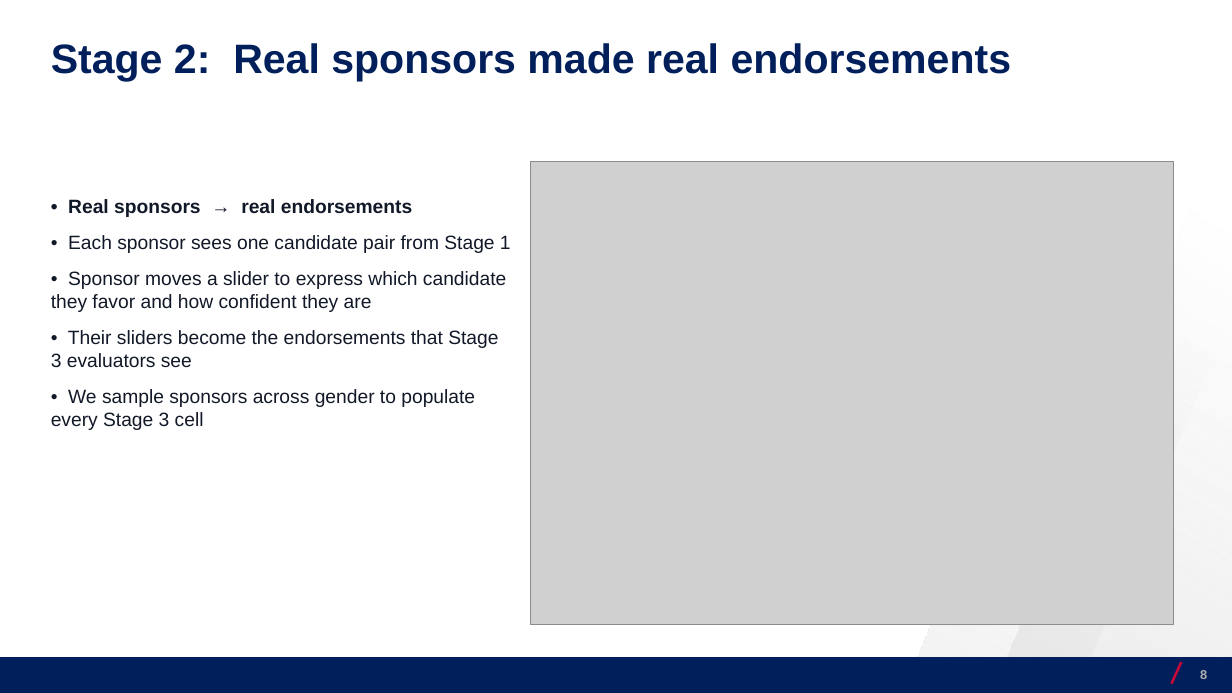
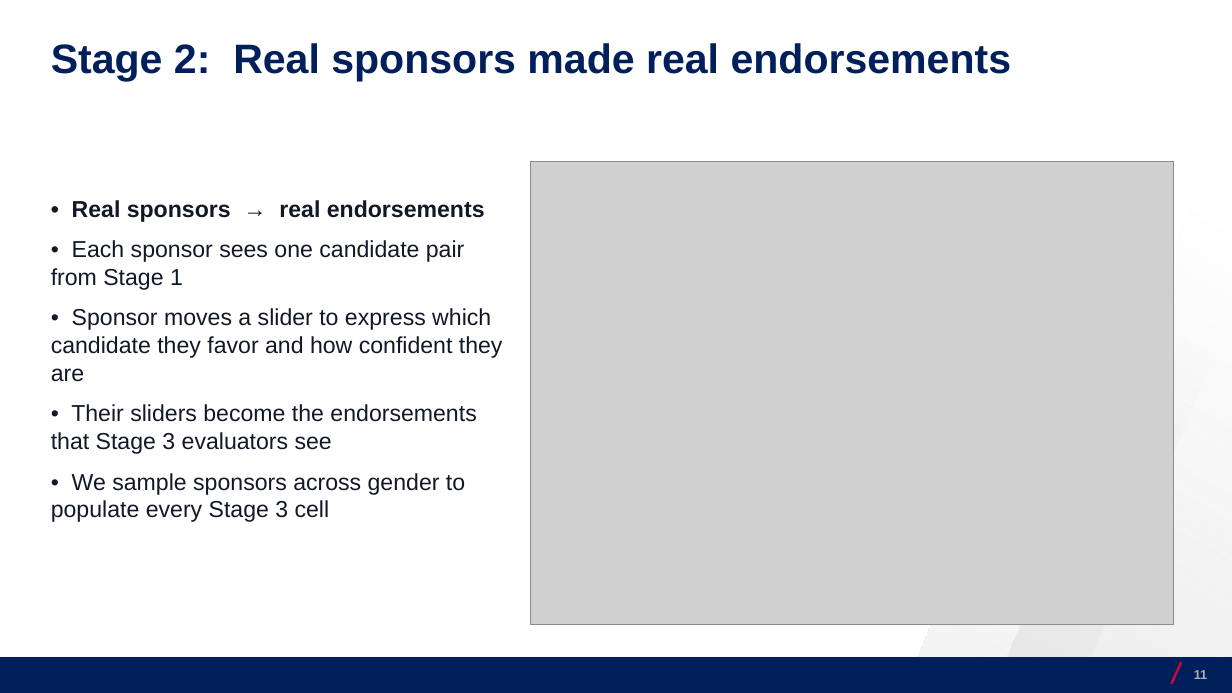
Before and after one commit to josecerv/sponsorship-network, a slide deck: slide 11 of docs/UChicago-0410.pptx (slide 8 before the commit). Drawn at 1232x693 pixels with LibreOffice and Linux fonts; fonts in the diff are those of the drawing; grey boxes stand for pictures; background and template pictures are left out. Boxes give left, top, right and bottom in pixels: in the first picture for what was removed or moved away, otherwise in the second. Text is boxed around its words. In the diff, an @@ line names an element or a change of style, - is before the commit and + after.

```diff
--- a/docs/UChicago-0410.pptx
+++ b/docs/UChicago-0410.pptx
@@ text "• Real sponsors → real ..." at [51,200,503,522]: size 15 to 18 pt @@
@@ page number at [1194,670,1208,679]: text changed @@
-8
+11
```
Also in this commit, not shown: 8 other slides changed, 8 slides added, 2 slides removed, 7 other files.
